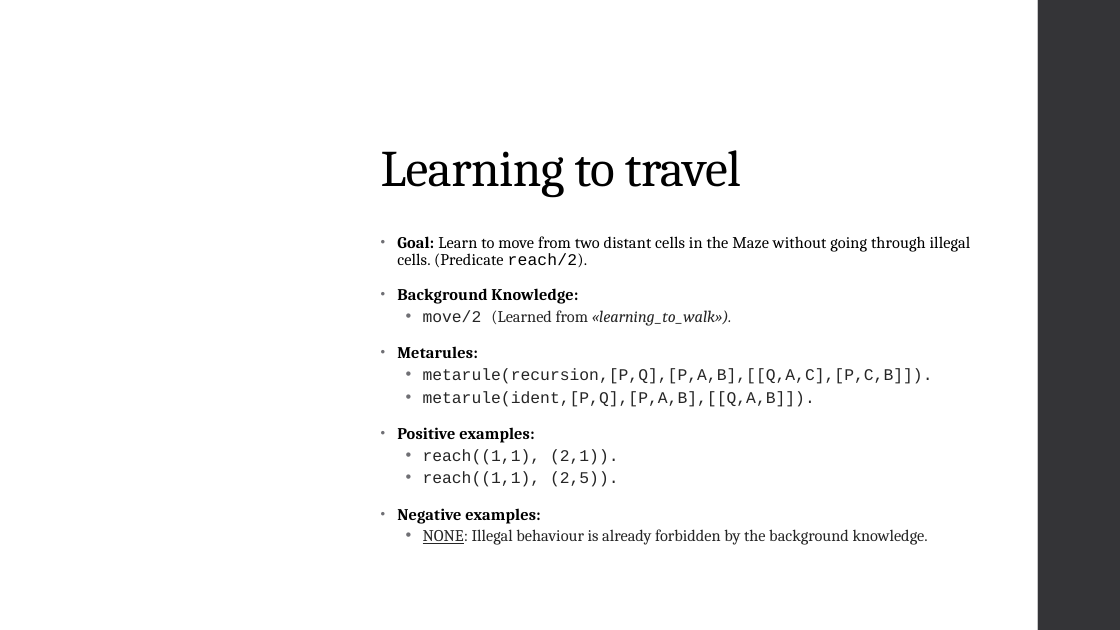
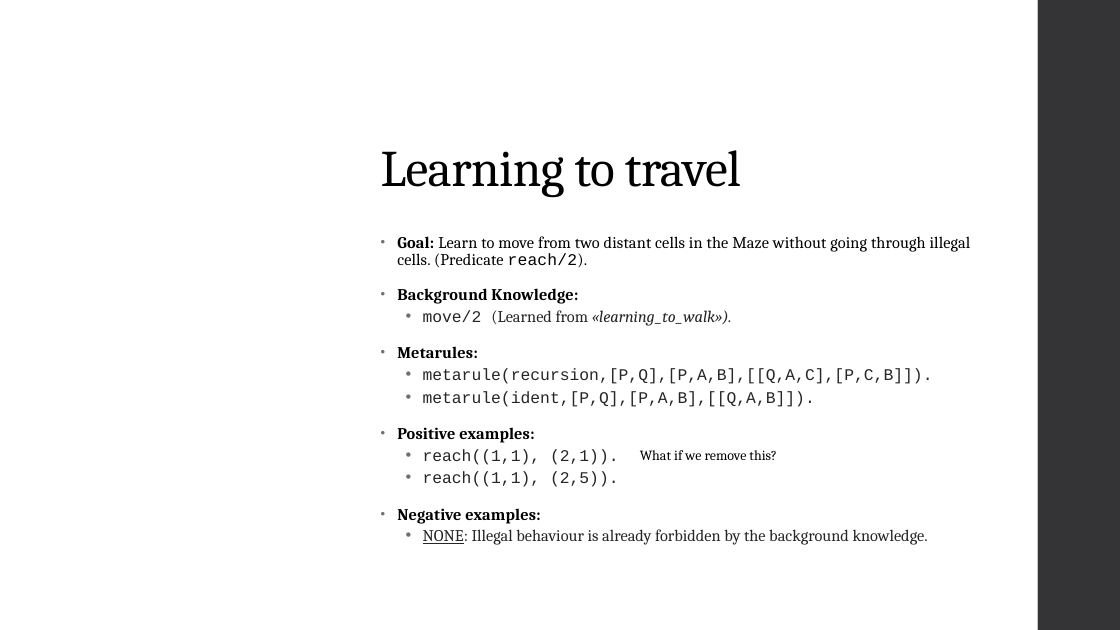
Before and after one commit to Alex-Dell1/ATAI_Maze_Project, a slide deck: slide 10 of ATAI_Presentation.pptx. Drawn at 1120x630 pixels with LibreOffice and Linux fonts; fonts in the diff are those of the drawing; background and template pictures are left out. Boxes give left, top, right and bottom in pixels: in the first picture for what was removed or moved away, otherwise in the second. Text is boxed around its words. In the diff, an @@ line names an element or a change of style, - is before the commit and + after.

```diff
--- a/ATAI_Presentation.pptx
+++ b/ATAI_Presentation.pptx
@@ text added at box(640, 450, 777, 460), 12 pt, text #000000 @@
+What if we remove this?
```
Also in this commit, not shown: 4 other slides changed, 1 slide added, 3 other files.
